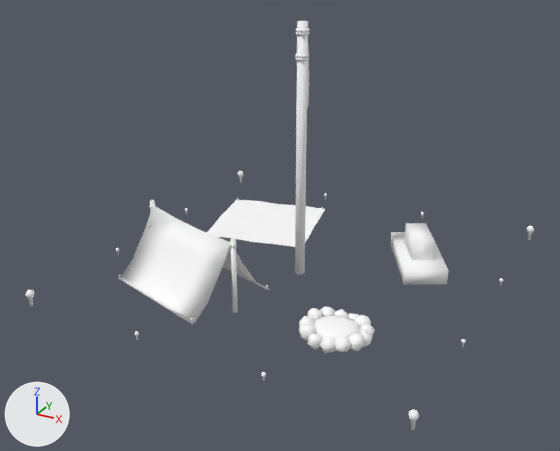
A saved change to the FBX model Parkour/Assets/Models/basecamp.fbx.
Before and after are seen from a 50 mm lens placed at (15.2, -29.6, 16.8), pointed at (-0.3, -1.6, 2.8). The lights are fixed; the arrows at lower left show +X, +Y and +Z. Where no turn or scale is listed for an object, it has been applied to the vertices. Vertices at the same position are counted once.

Before the edit, the objects in view are built like this:
```python
mat_material_001 = principled_material('Material.001')
mat_material_001.texture = img_basecampmap_png
mat_material_001.roughness = 0.69
me_sphere = bpy.data.meshes.new('Sphere')
me_sphere.from_pydata(...)  # 1870 vertices, 2400 faces; spans x -8.9..9.0, y -8.9..8.9, z -3.4..8.7
me_sphere.materials.append(mat_material_001)  # picture img_basecampmap_png
ob_sphere = bpy.data.objects.new('Sphere', me_sphere)
ob_sphere.location = (0.0, 0.0, 2.93)
```
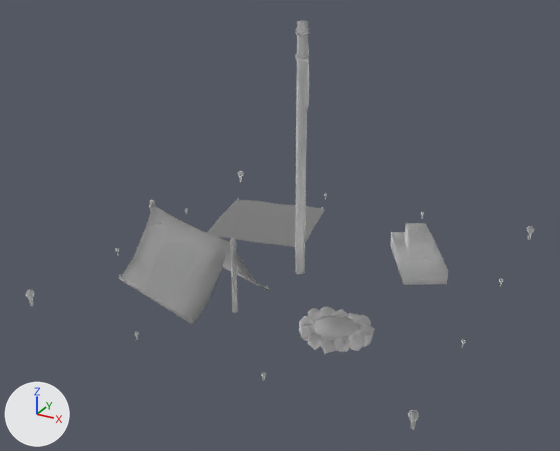
The change, as a diff of the scene's bpy script:
```diff
--- a/Parkour/Assets/Models/basecamp.fbx.py
+++ b/Parkour/Assets/Models/basecamp.fbx.py
@@ mat_material_001 @@
 n0 = _N.new('ShaderNodeBsdfPrincipled'); n0.name = 'Principled BSDF'
 n2.image = img_basecampmap_png
+n3 = _N.new('ShaderNodeTexImage'); n3.name = 'Image Texture.001'
+n3.image = img_basecampmap_png
+n4 = _N.new('ShaderNodeTexImage'); n4.name = 'Image Texture.002'
+n4.image = img_basecampmap_png
 _L.new(n2.outputs[0], n0.inputs[0])  # 'Color' to 'Base Color'
 _L.new(n0.outputs[0], n1.inputs[0])  # 'BSDF' to 'Surface'
+_L.new(n3.outputs[0], n0.inputs[18])  # 'Color' to 'Transmission Weight'
+_L.new(n4.outputs[0], n0.inputs[4])  # 'Color' to 'Alpha'
@@ me_sphere @@
 me_sphere.from_pydata(...)  # 1870 vertices, 2400 faces; spans x -8.9..9.0, y -8.9..8.9, z -3.4..8.7
 # used by ob_sphere; location = (0.0, 0.0, 2.93)
+# me_sphere part 1
+# 16 faces are deleted
+# 16 new faces join them
 me_sphere.materials.append(mat_material_001)
```

Location of each change, [x1, y1, x2, y2] in pixels of the pictures (560 x 451 px; the box of a moved part takes in the faces that stretch with it):
'Sphere', surface changed (white to grey)
    both: [26, 21, 534, 430]
part 1 of me_sphere, moved or reshaped
    both: [208, 200, 325, 247]
